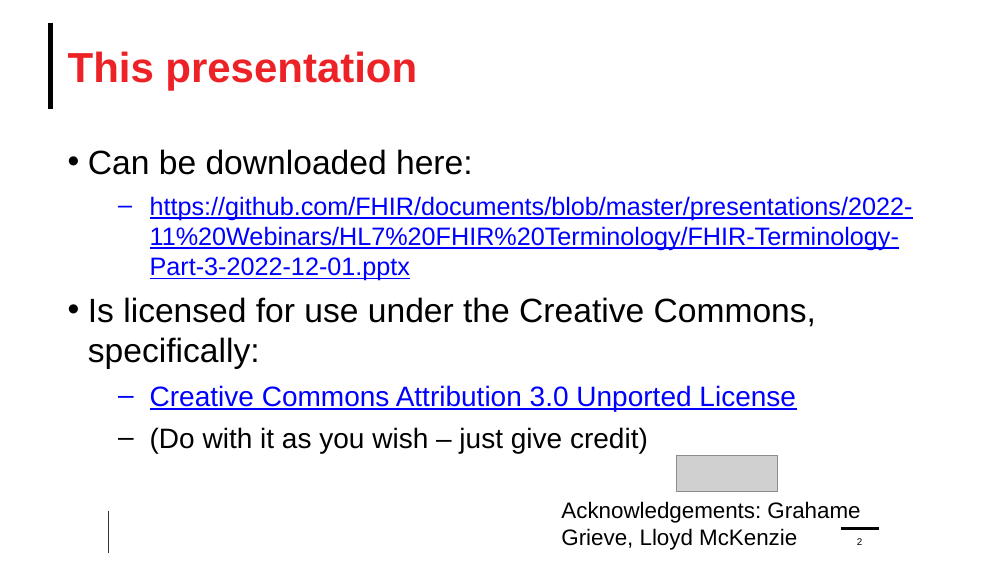
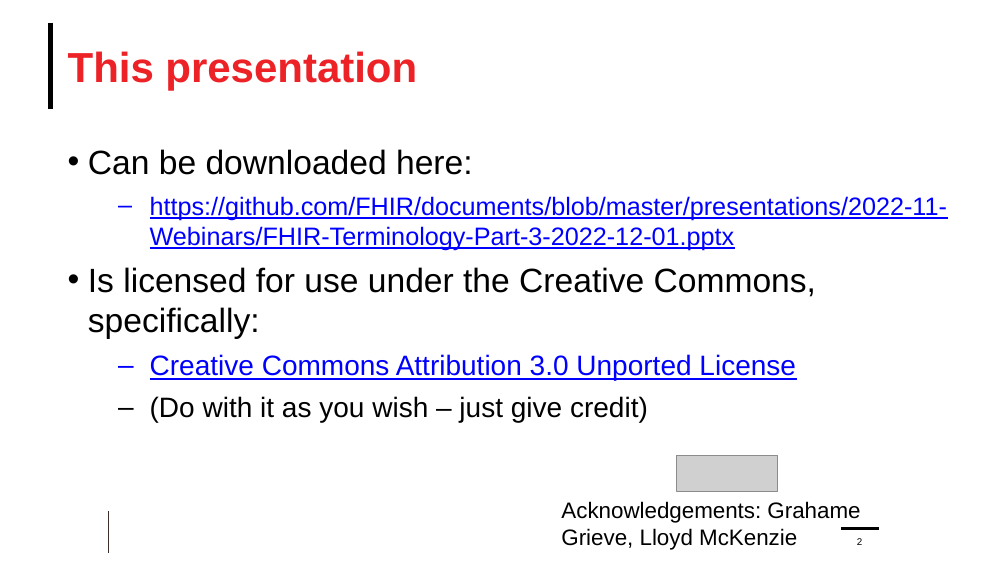
Before and after one commit to FHIR/documents, a slide deck: slide 2 of presentations/2022-11-Webinars/FHIR-Terminology-Part-3-2022-12-01.pptx. Drawn at 1008x567 pixels with LibreOffice and Linux fonts; fonts in the diff are those of the drawing; grey boxes stand for pictures; background and template pictures are left out. Boxes give left, top, right and bottom in pixels: in the first picture for what was removed or moved away, otherwise in the second. Text is boxed around its words. In the diff, an @@ line names an element or a change of style, - is before the commit and + after.

```diff
--- a/presentations/2022-11-Webinars/FHIR-Terminology-Part-3-2022-12-01.pptx
+++ b/presentations/2022-11-Webinars/FHIR-Terminology-Part-3-2022-12-01.pptx
@@ text at [150, 196, 947, 250]: text changed @@
-  – https://github.com/FHIR/documents/blob/master/presentations/2022-11%20Webinars/HL7%20FHIR%20Terminology/FHIR-Terminology-Part-3-2022-12-01.pptx
+  – https://github.com/FHIR/documents/blob/master/presentations/2022-11-Webinars/FHIR-Terminology-Part-3-2022-12-01.pptx
```
Also in this commit, not shown: 1 other file.
